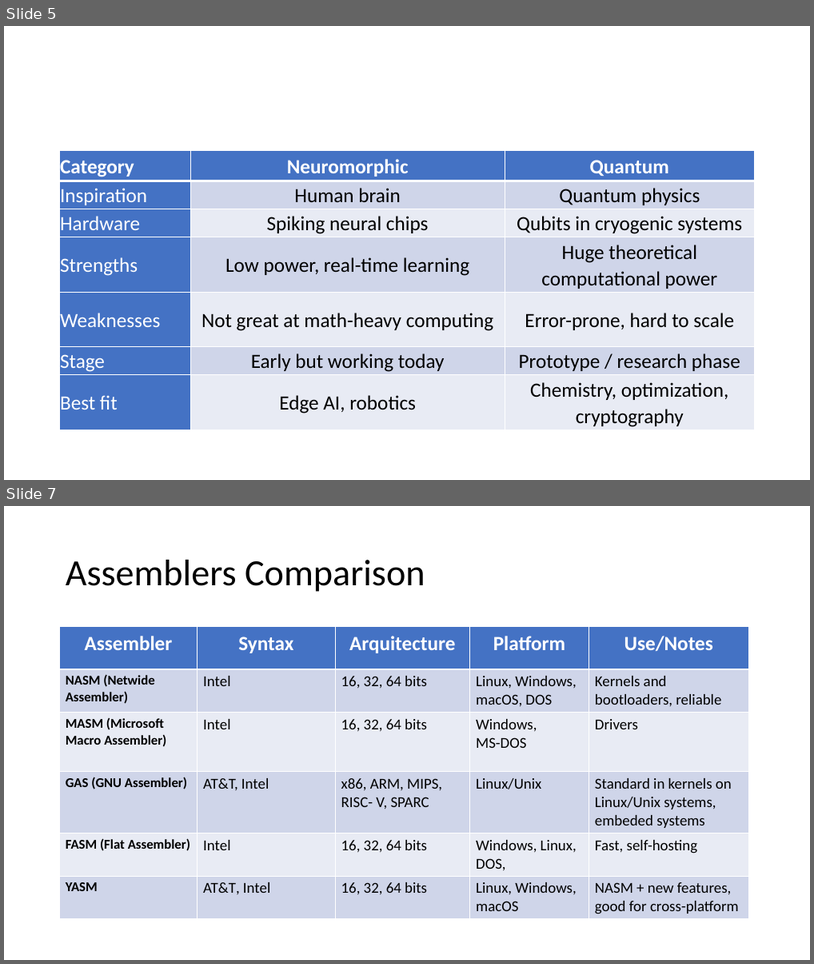
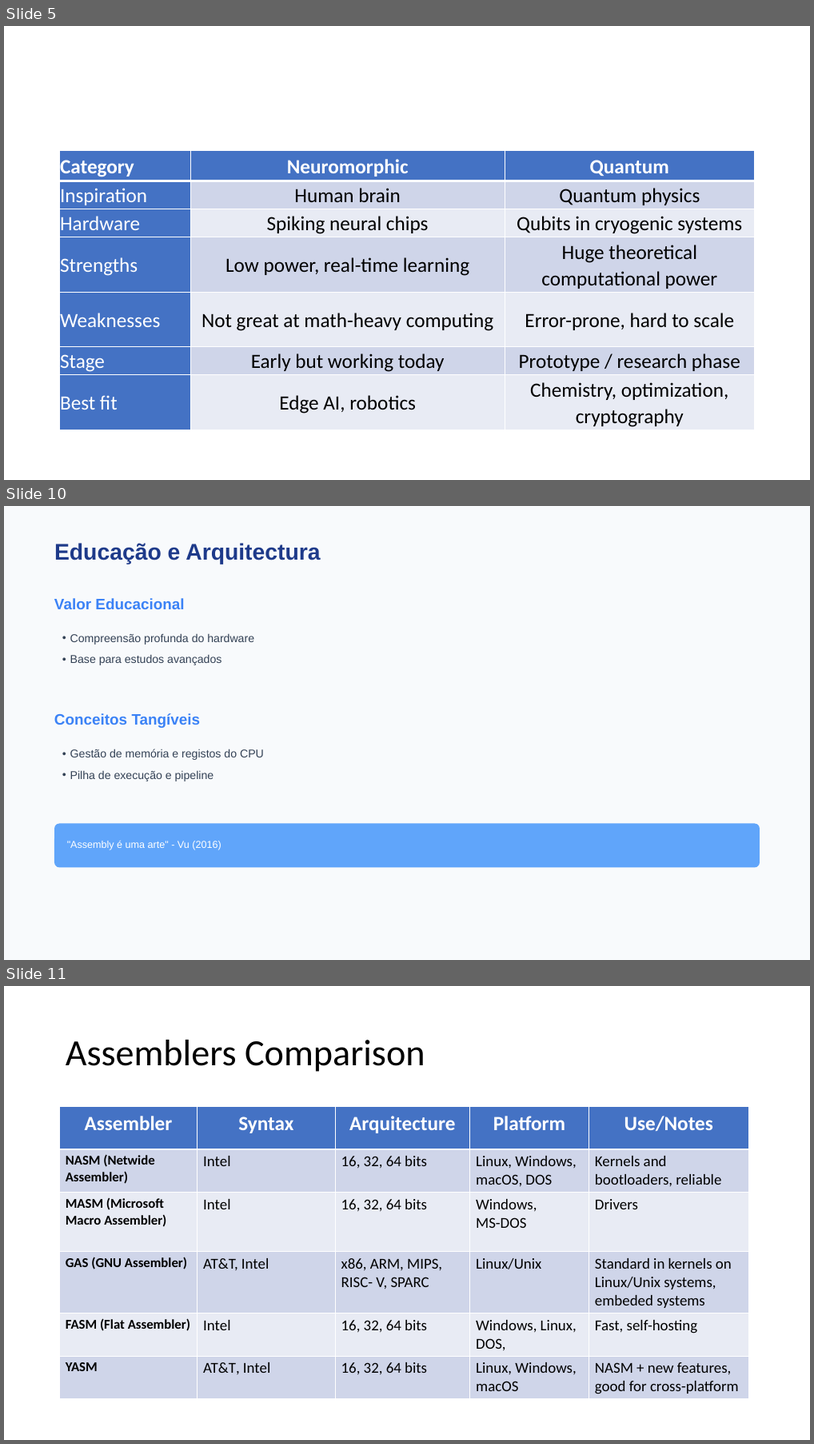
Before and after one commit to FabioRodrigues0/Faculdade, a slide deck: acomp/trabalhos_praticos/Apresentação ADC - Assembly.pptx. Shown one above the other, each under a label of ours: slides 5 and 7 before the commit, slides 5, 10 and 11 after it; the slides between them are not shown. The pictures are 814x964 and 814x1444 pixels, drawn with LibreOffice and Linux fonts; fonts in the diff are those of the drawing. Boxes give left, top, right and bottom in pixels: in the first picture for what was removed or moved away, otherwise in the second. Text is boxed around its words. In the diff, an @@ line names an element or a change of style, - is before the commit and + after.

```diff
--- a/acomp/trabalhos_praticos/Apresentação ADC - Assembly.pptx
+++ b/acomp/trabalhos_praticos/Apresentação ADC - Assembly.pptx
@@ slide 10 added at <box>4,506,810,960</box>, background #F8FAFC @@
@@ text added at <box>54,543,320,564</box>, 27 pt, text #1E3A8A, bold @@
+Educação e Arquitectura
@@ text added at <box>54,598,184,609</box>, 18 pt, text #3B82F6, bold @@
+Valor Educacional
@@ text added at <box>70,633,254,665</box>, 13.5 pt, text #334155 @@
+• Compreensão profunda do hardware
+• Base para estudos avançados
@@ text added at <box>54,713,201,728</box>, 18 pt, text #3B82F6, bold @@
+Conceitos Tangíveis
@@ text added at <box>70,748,264,781</box>, 13.5 pt, text #334155 @@
+• Gestão de memória e registos do CPU
+• Pilha de execução e pipeline
@@ rounded rectangle added at <box>54,823,760,867</box>, fill #60A5FA @@
@@ text added at <box>67,840,221,850</box>, 12 pt, text #FFFFFF @@
+"Assembly é uma arte" - Vu (2016)
@@ what was slide 7 is now slide 11 @@
```
Also in this commit, not shown: 4 other slides added, 1 slide removed.
